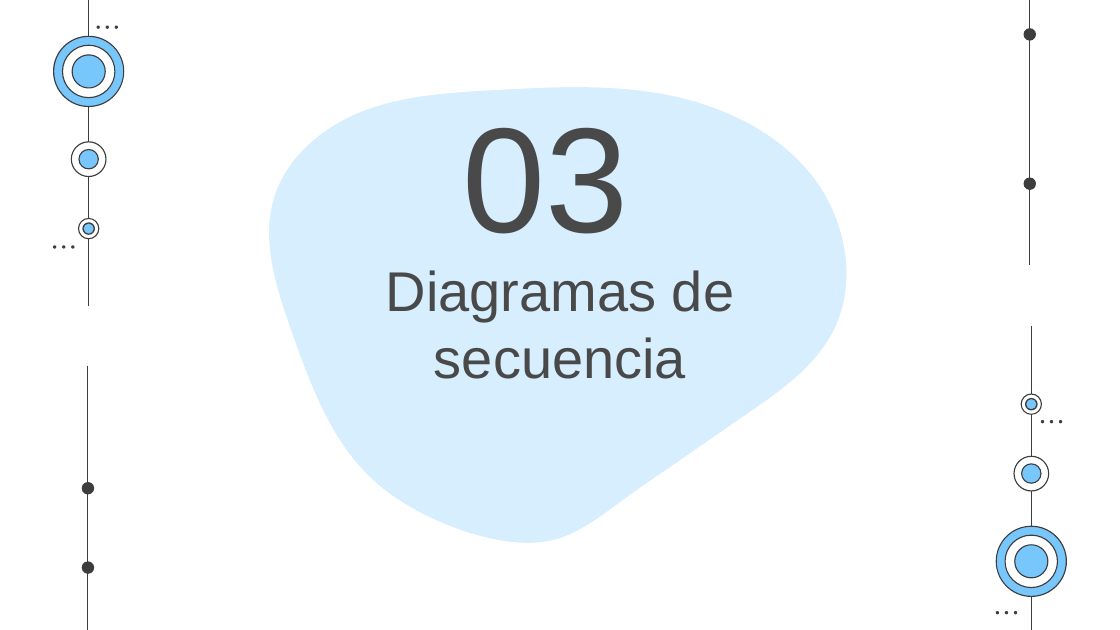
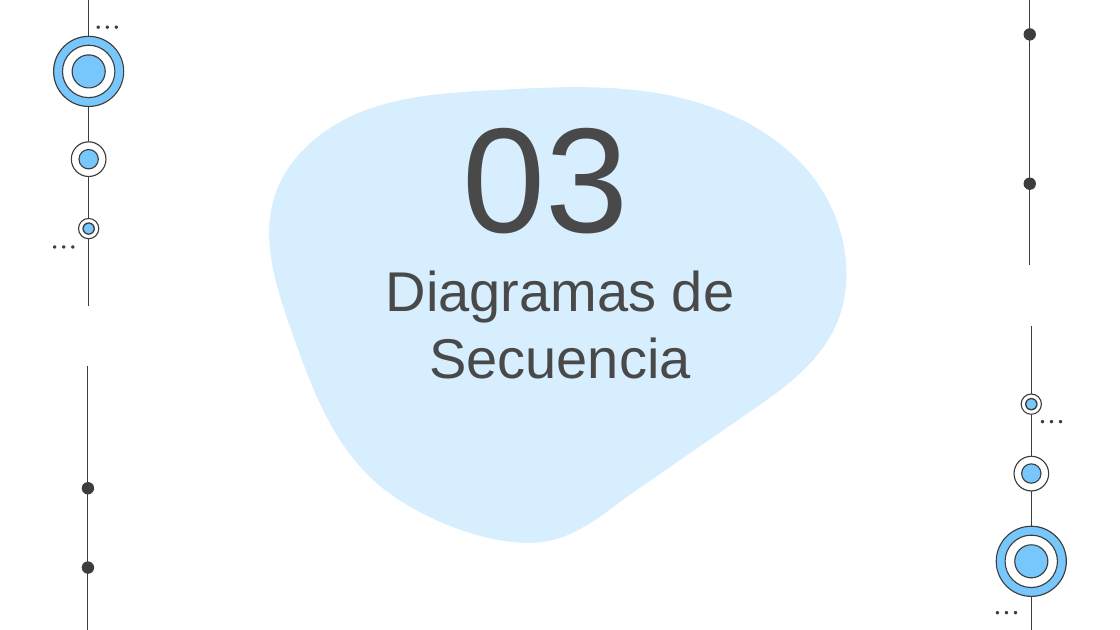
Before and after one commit to elias-gill-UNA/Compartido, a slide deck: slide 15 of parcial2/PresentacionSegundoParcial.pptx. Drawn at 1120x630 pixels with LibreOffice and Linux fonts; fonts in the diff are those of the drawing. Boxes give left, top, right and bottom in pixels: in the first picture for what was removed or moved away, otherwise in the second. Text is boxed around its words. In the diff, an @@ line names an element or a change of style, - is before the commit and + after.

```diff
--- a/parcial2/PresentacionSegundoParcial.pptx
+++ b/parcial2/PresentacionSegundoParcial.pptx
@@ title at <box>386,270,734,379</box>: text changed @@
-Diagramas de secuencia
+Diagramas de Secuencia
```
Also in this commit, not shown: 14 other slides changed, 2 slides added, 2 slides removed, 12 other files.
